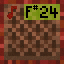
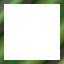
The second (64, 64) image is a revision of the first. Changes to its layers:
showed group "instruments section" (23 layers) over (x1=0, y1=0, x2=64, y2=64)
renamed "note_block_zombie.png #1" to "zombie", moved it into group "instruments section", painted on it over (x1=0, y1=0, x2=64, y2=64)
hid group "pitch section" (155 layers) over (x1=0, y1=0, x2=64, y2=64)
hid group "combined" (26 layers) over (x1=0, y1=0, x2=64, y2=64)
